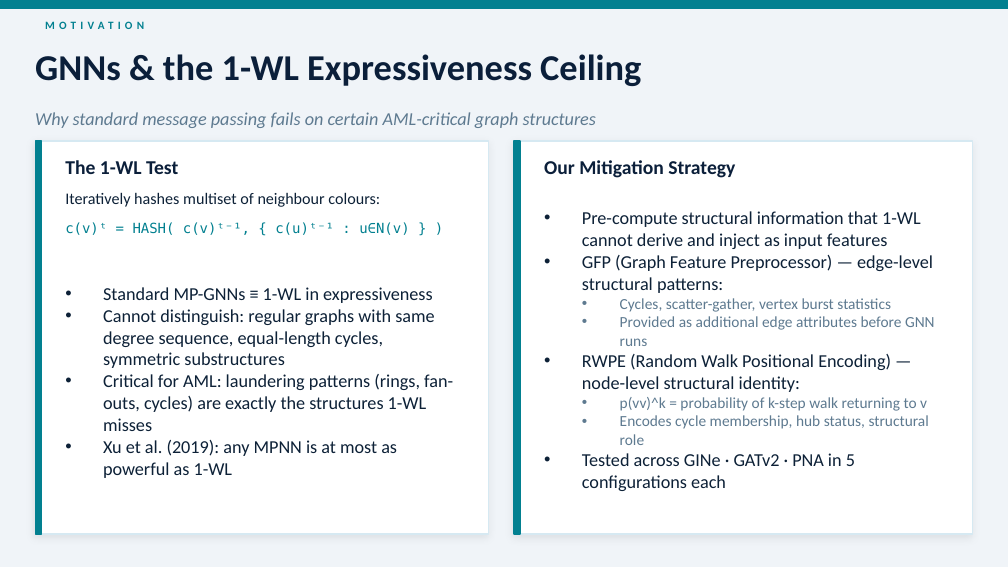
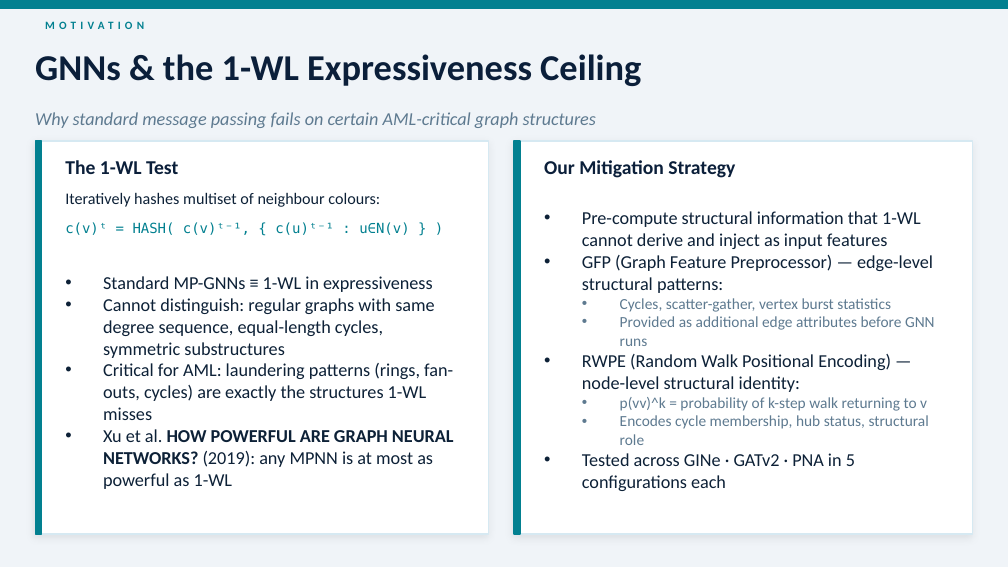
Before and after one commit to sandrokhizanishvili/AML_GNN_GMA, a slide deck: slide 3 of AML_GNN_Presentation_v2.pptx. Drawn at 1008x567 pixels with LibreOffice and Linux fonts; fonts in the diff are those of the drawing. Boxes give left, top, right and bottom in pixels: in the first picture for what was removed or moved away, otherwise in the second. Text is boxed around its words. In the diff, an @@ line names an element or a change of style, - is before the commit and + after.

```diff
--- a/AML_GNN_Presentation_v2.pptx
+++ b/AML_GNN_Presentation_v2.pptx
@@ text at [103, 429, 454, 489]: text changed @@
-• Xu et al. (2019): any MPNN is at most as powerful as 1-WL
+• Xu et al. HOW POWERFUL ARE GRAPH NEURAL NETWORKS? (2019): any MPNN is at most as powerful as 1-WL
```
Also in this commit, not shown: 3 other slides changed, 20 other files.
